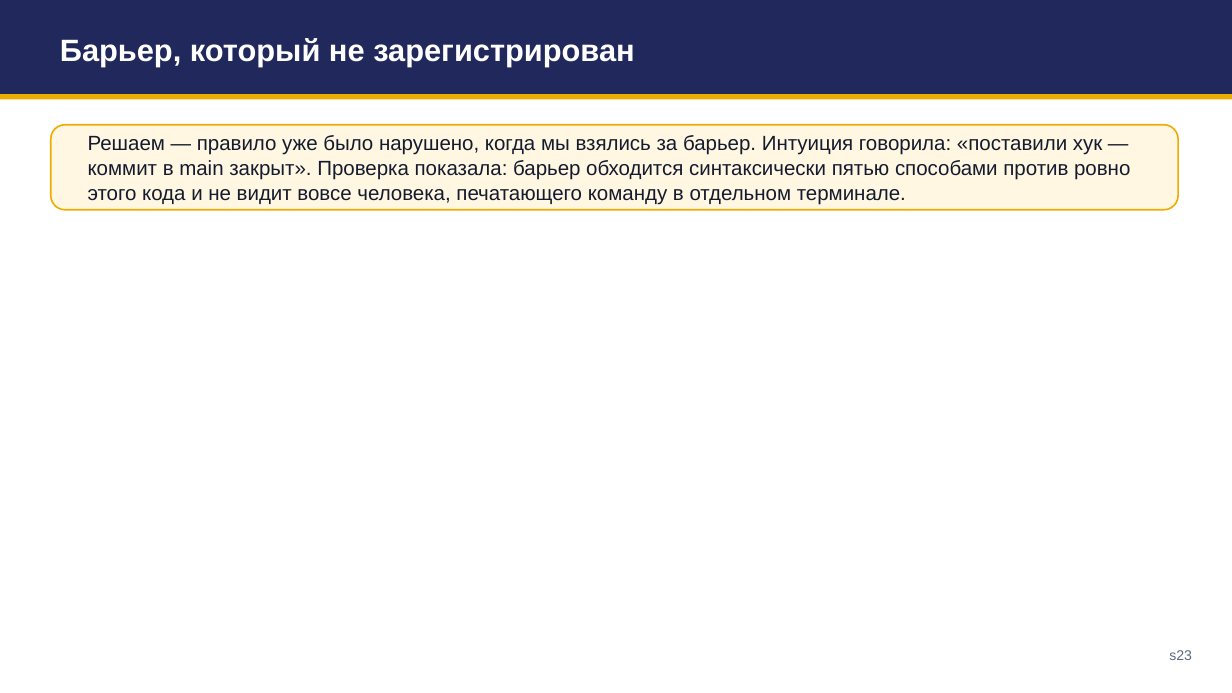
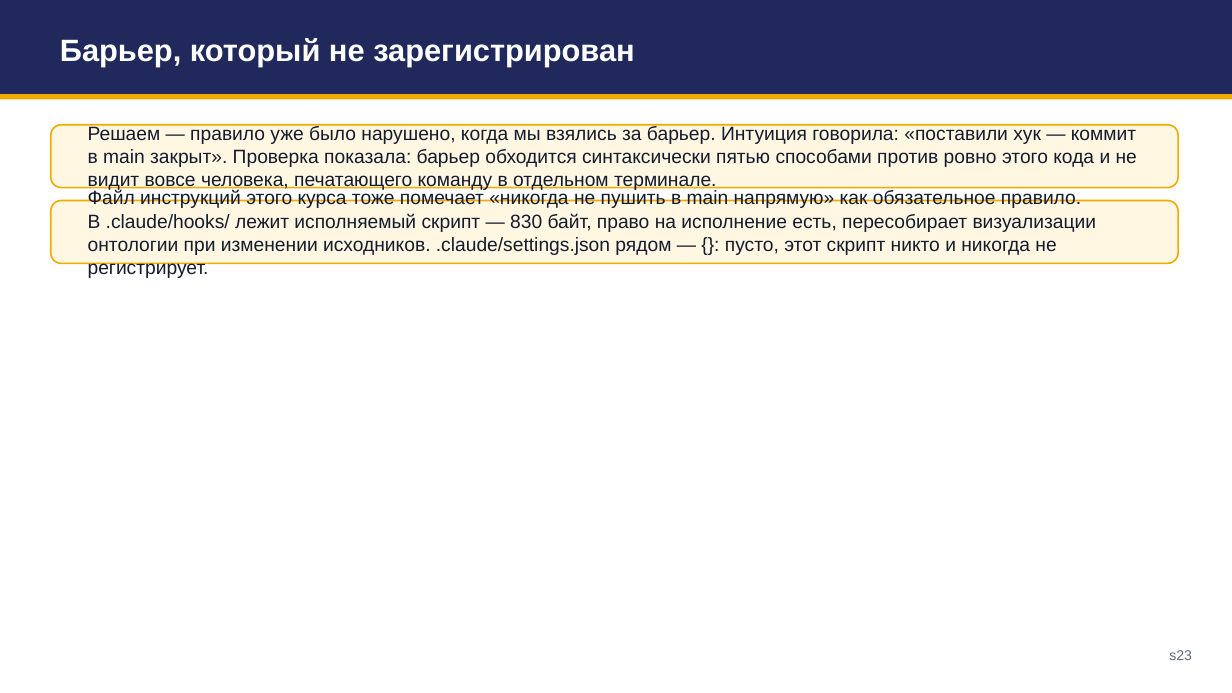
Before and after one commit to tellina-study/AI-usage-lessons, a slide deck: slide 23 of library/seminars/sem-05/rendered/sem-05.pptx. Drawn at 1232x693 pixels with LibreOffice and Linux fonts; fonts in the diff are those of the drawing. Boxes give left, top, right and bottom in pixels: in the first picture for what was removed or moved away, otherwise in the second. Text is boxed around its words. In the diff, an @@ line names an element or a change of style, - is before the commit and + after.

```diff
--- a/library/seminars/sem-05/rendered/sem-05.pptx
+++ b/library/seminars/sem-05/rendered/sem-05.pptx
@@ rounded rectangle: place and size @@
-rounded rectangle at box(51, 125, 1178, 210)
+rounded rectangle at box(51, 125, 1178, 188)
@@ text "Решаем — правило уже было ..." at box(88, 125, 1137, 191): size 16 to 15 pt @@
@@ rounded rectangle added at box(51, 201, 1178, 263), fill #FFF7E2, outline #F0AB00 1.25 pt @@
@@ text added at box(88, 190, 1097, 278), 15 pt, text #141B2E @@
+Файл инструкций этого курса тоже помечает «никогда не пушить в main напрямую» как обязательное правило. В .claude/hooks/ лежит исполняемый скрипт — 830 байт, право на исполнение есть, пересобирает визуализации онтологии при изменении исходников. .claude/settings.json рядом — {}: пусто, этот скрипт никто и никогда не регистрирует.
```
Also in this commit, not shown: 47 other slides changed, 1 slide added, 1 slide removed, 1 other file.
